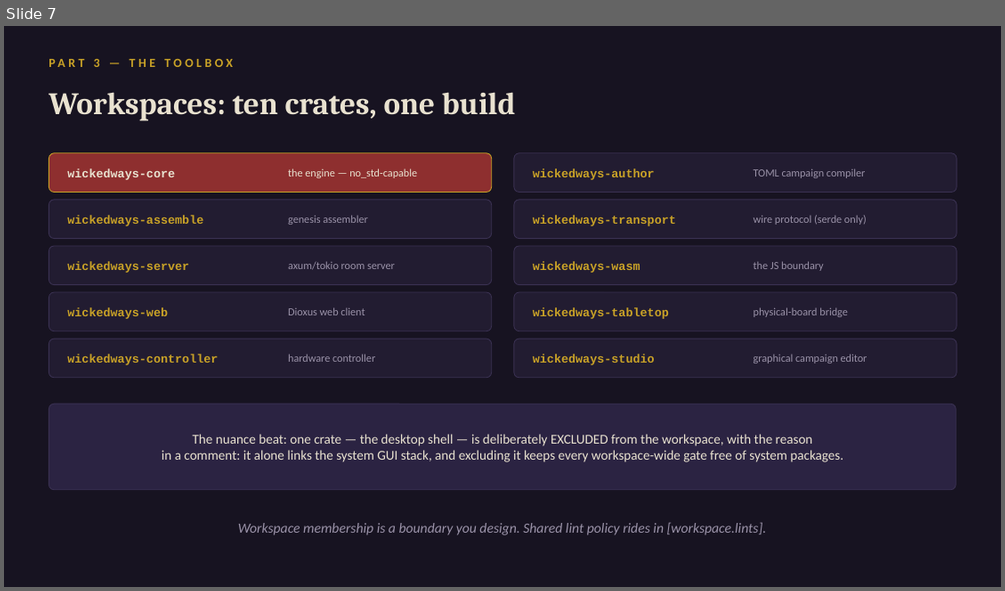
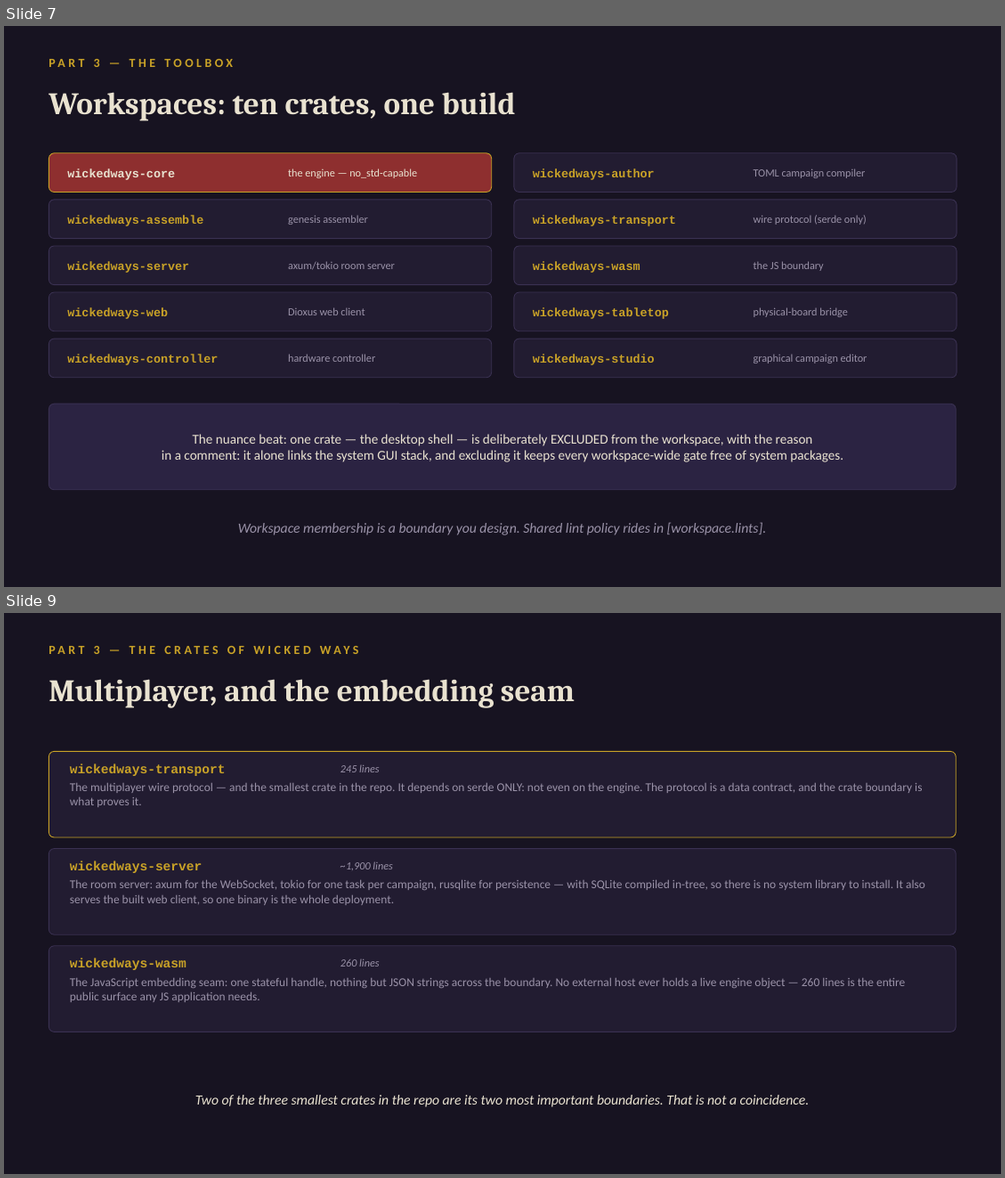
Before and after one commit to daniel0mullins/WickedWays, a slide deck: docs/talks/decks/05-rust-ecosystem.pptx. Shown one above the other, each under a label of ours: slide 7 before the commit, slides 7 and 9 after it; the slides between them are not shown. The pictures are 1005x591 and 1005x1178 pixels, drawn with LibreOffice and Linux fonts; fonts in the diff are those of the drawing. Boxes give left, top, right and bottom in pixels: in the first picture for what was removed or moved away, otherwise in the second. Text is boxed around its words. In the diff, an @@ line names an element or a change of style, - is before the commit and + after.

```diff
--- a/docs/talks/decks/05-rust-ecosystem.pptx
+++ b/docs/talks/decks/05-rust-ecosystem.pptx
@@ slide 9 added at <box>4,613,1001,1174</box>, background #171321 @@
@@ text added at <box>94,646,100,654</box>, 12 pt, text #C9A227, bold @@
+PART 3 — THE CRATES OF WICKED WAYS
@@ text added at <box>48,679,574,708</box>, 30 pt, text #E9E2D0, bold @@
+Multiplayer, and the embedding seam
@@ rounded rectangle added at <box>48,751,956,837</box>, fill #221C31, outline #C9A227 0.75 pt @@
@@ text added at <box>70,763,226,776</box>, 12.5 pt, text #C9A227, bold @@
+wickedways-transport
@@ text added at <box>340,765,379,772</box>, 10.5 pt, text #9A92A8, italic @@
+245 lines
@@ text added at <box>70,783,922,807</box>, 11.5 pt, text #9A92A8 @@
+The multiplayer wire protocol — and the smallest crate in the repo. It depends on serde ONLY: not even on the engine. The protocol is a data contract, and the crate boundary is what proves it.
@@ rounded rectangle added at <box>48,849,956,934</box>, fill #221C31, outline #3A3152 0.75 pt @@
@@ text added at <box>70,861,202,873</box>, 12.5 pt, text #C9A227, bold @@
+wickedways-server
@@ text added at <box>340,861,392,870</box>, 10.5 pt, text #9A92A8, italic @@
+~1,900 lines
@@ text added at <box>70,880,925,905</box>, 11.5 pt, text #9A92A8 @@
+The room server: axum for the WebSocket, tokio for one task per campaign, rusqlite for persistence — with SQLite compiled in-tree, so there is no system library to install. It also serves the built web client, so one binary is the whole deployment.
@@ rounded rectangle added at <box>48,946,956,1032</box>, fill #221C31, outline #3A3152 0.75 pt @@
@@ text added at <box>70,958,186,970</box>, 12.5 pt, text #C9A227, bold @@
+wickedways-wasm
@@ text added at <box>340,959,379,966</box>, 10.5 pt, text #9A92A8, italic @@
+260 lines
@@ text added at <box>70,978,905,1002</box>, 11.5 pt, text #9A92A8 @@
+The JavaScript embedding seam: one stateful handle, nothing but JSON strings across the boundary. No external host ever holds a live engine object — 260 lines is the entire public surface any JS application needs.
@@ text added at <box>195,1094,809,1107</box>, 13.5 pt, text #E9E2D0, italic @@
+Two of the three smallest crates in the repo are its two most important boundaries. That is not a coincidence.
```
Also in this commit, not shown: 3 other slides added, 1 other file.
